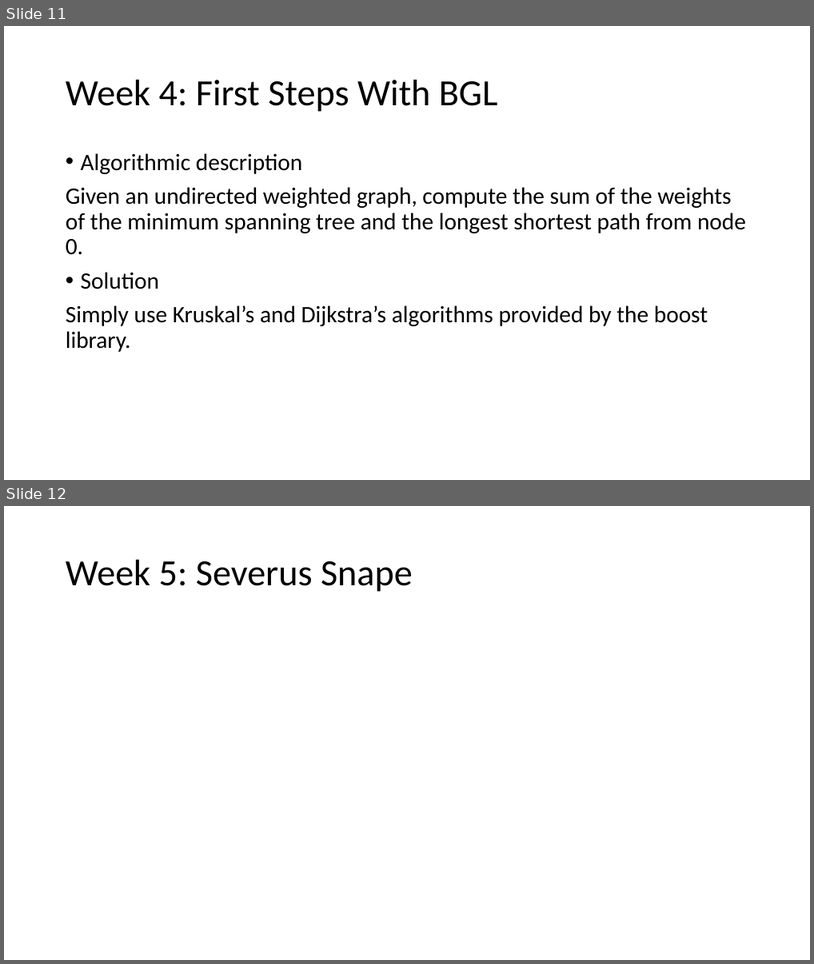
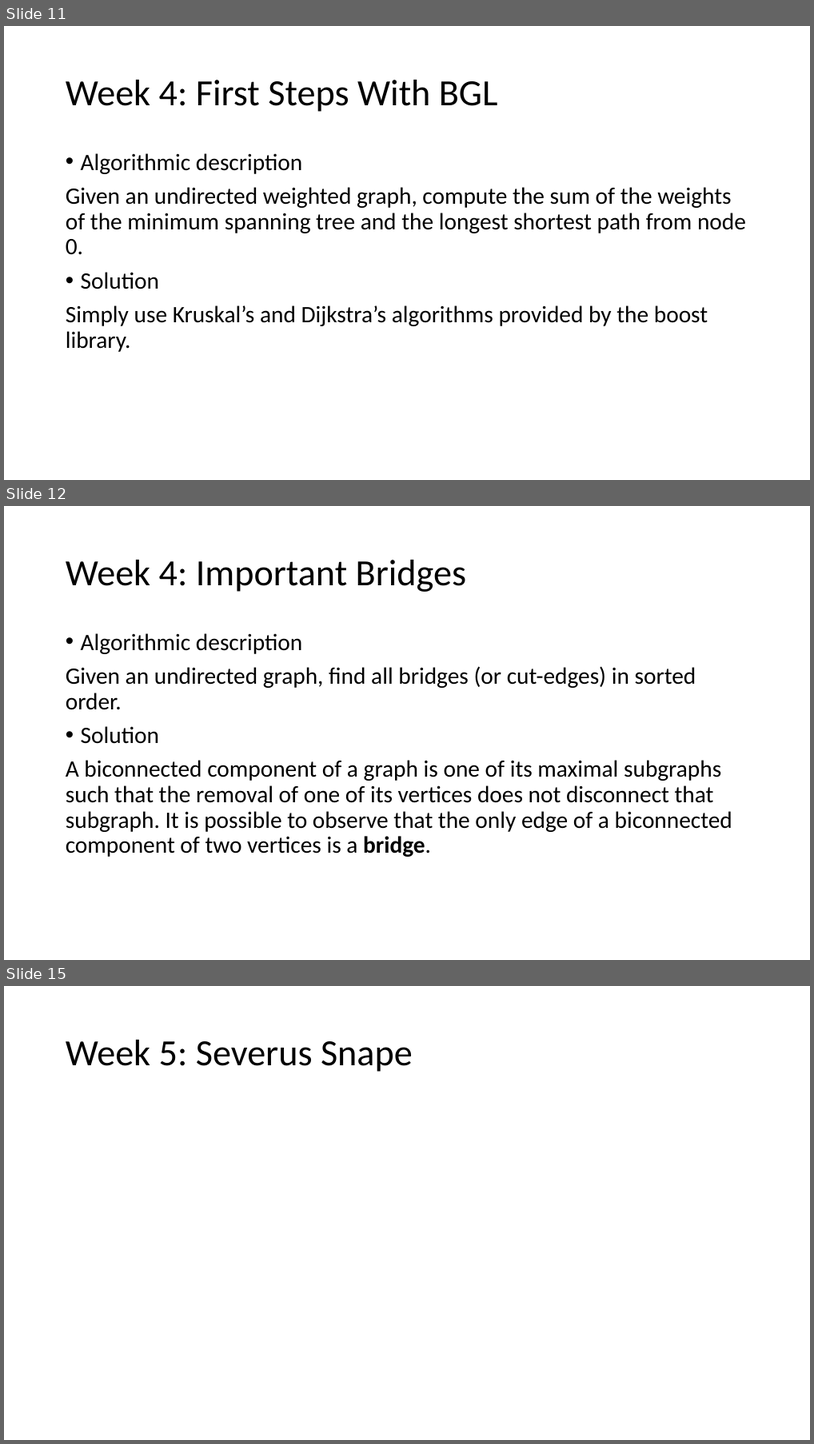
Before and after one commit to giacomocamposampiero/algolab, a slide deck: Recap.pptx. Shown one above the other, each under a label of ours: slides 11 and 12 before the commit, slides 11, 12 and 15 after it; the slides between them are not shown. The pictures are 814x964 and 814x1444 pixels, drawn with LibreOffice and Linux fonts; fonts in the diff are those of the drawing; grey boxes stand for pictures. Boxes give left, top, right and bottom in pixels: in the first picture for what was removed or moved away, otherwise in the second. Text is boxed around its words. In the diff, an @@ line names an element or a change of style, - is before the commit and + after.

Commit message:
Week 4

```diff
--- a/Recap.pptx
+++ b/Recap.pptx
@@ slide 12 added at box(4, 506, 810, 960), background #FFFFFF @@
@@ title added at box(66, 560, 466, 592), 44 pt, text #000000 @@
+Week 4: Important Bridges
@@ text added at box(66, 633, 733, 856), 28 pt, text #000000 @@
+• Algorithmic description
+Given an undirected graph, find all bridges (or cut-edges) in sorted order.
+• Solution
+A biconnected component of a graph is one of its maximal subgraphs such that the removal of one of its vertices does not disconnect that subgraph. It is possible to observe that the only edge of a biconnected component of two vertices is a bridge.
@@ what was slide 12 is now slide 15 @@
```
Also in this commit, not shown: 2 other slides added, 4 other files.
